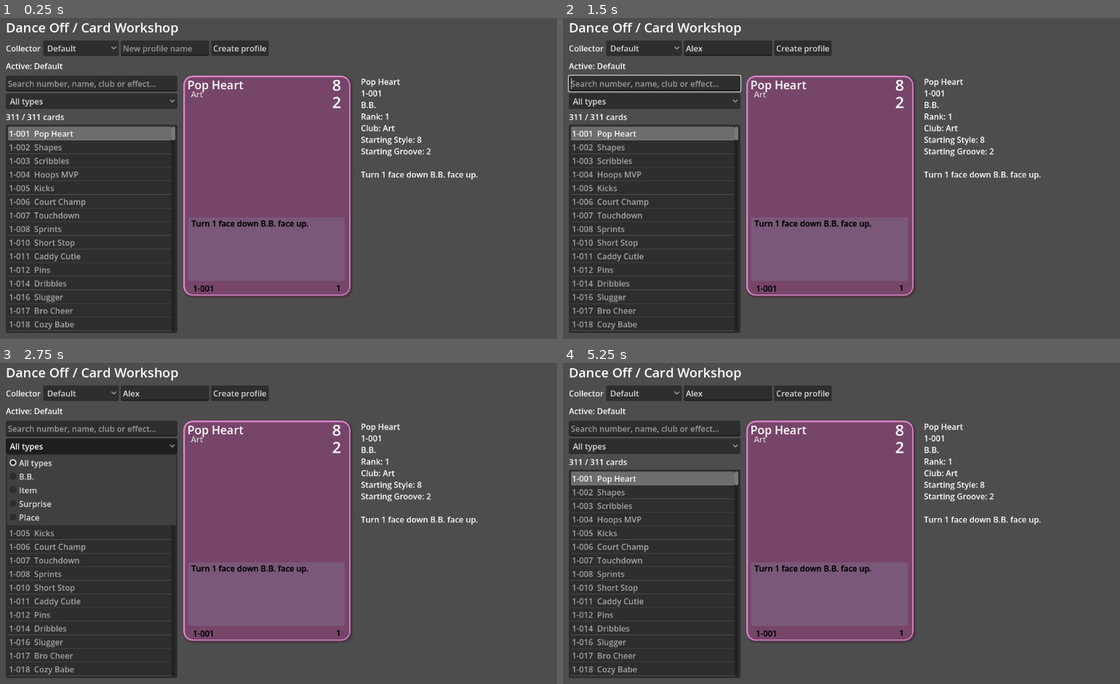
Above: before the commit, frames 1-4 (two rows, left to right).
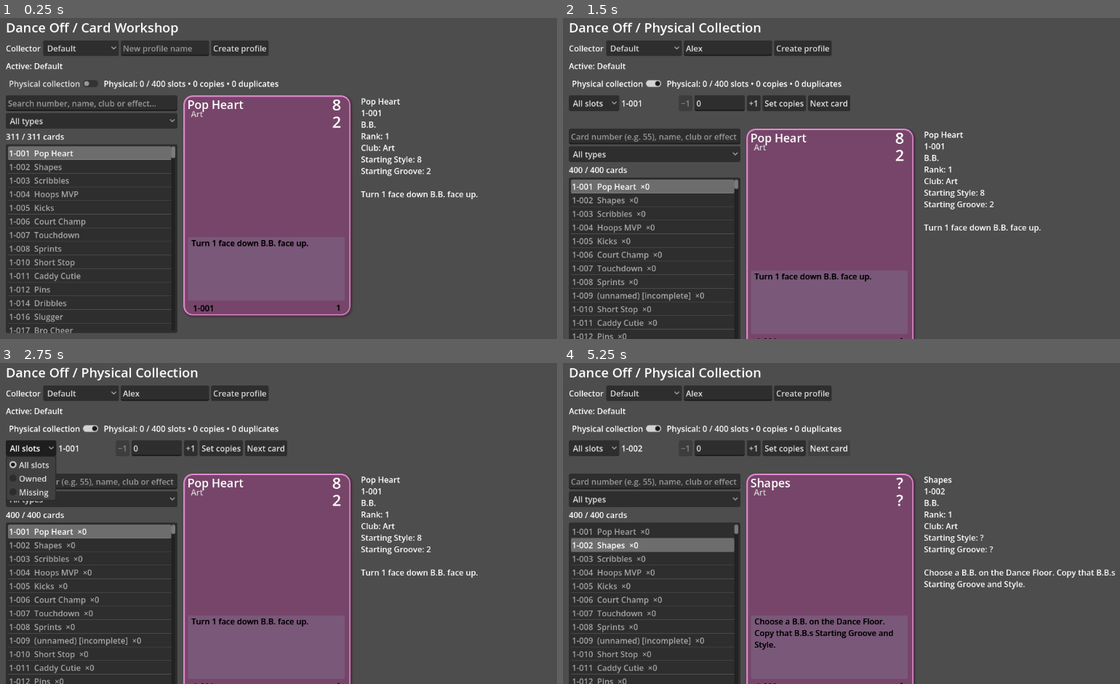
Above: after the commit, the same moments.

Repository: evevioletrose-hash/lol-tcg-sim
Game: Godot game, scene res://main.tscn
The game is run twice, just before and just after one commit, with the same random seed, the same clock (stepped at 60 frames per second) and the same inputs.
Inputs (mouse positions are in pixels of both pictures, inside the frame that each line leads up to):
- Up to frame 1 (0.25 s): no input
- Up to frame 2 (1.5 s): click (730, 46) at 0.52 s; type "Alex" at 0.6 s; click (618, 82) at 1.25 s, where only the run after the commit has a clickable "Physical collection"
- Up to frame 3 (2.75 s): click (33, 449) at 2 s, where only the run after the commit has a clickable "All slots"
- Up to frame 4 (5.25 s): click (752, 449) at 2.75 s, where only the run after the commit has a clickable "+1"; click (685, 449) at 3.5 s, where only the run after the commit has a clickable "−1"; click (785, 449) at 4.25 s, where only the run after the commit has a clickable "Set copies"; click (830, 449) at 5 s, where only the run after the commit has a clickable "Next card"

The runs differ from the first frame. In frame 1, 15% of the frame differs, in the area x 1-86%, y 17-99%; in frame 2, 21%; in frame 3, 19%; in frame 4, 21%, in the area x 1-100%, y 1-100%.

Commit message:
Add physical collection mode and disposable inventory UI regression

Diff:
--- a/main.gd
+++ b/main.gd
@@ -53,7 +53,8 @@
 		get_tree().quit(1)
 		return
 	var library = game.open_library(archivist)
-	var testing = editor_test or reconciliation_test or provenance_test or "--card-workshop-test" in OS.get_cmdline_user_args()
+	var physical_test = "--physical-collection-test" in OS.get_cmdline_user_args()
+	var testing = editor_test or reconciliation_test or provenance_test or physical_test or "--card-workshop-test" in OS.get_cmdline_user_args()
 	if library == null or not library.has_method("run_smoke_test"):
 		push_error("LOL_WORKSHOP initialization failed")
 		if testing:
@@ -63,7 +64,9 @@
 	await get_tree().process_frame
 	await get_tree().process_frame
 	if testing:
-		if provenance_test:
+		if physical_test:
+			get_tree().quit(library.run_physical_collection_test())
+		elif provenance_test:
 			get_tree().quit(library.run_provenance_test())
 		elif reconciliation_test:
 			get_tree().quit(library.run_reconciliation_test())
--- a/src/card_viewer/card_library.gd
+++ b/src/card_viewer/card_library.gd
@@ -24,6 +24,19 @@
 var profile_selector: OptionButton
 var profile_name: LineEdit
 var profile_status: Label
+var physical_mode: bool = false
+var physical_toggle: CheckButton
+var physical_summary: Label
+var physical_controls: VBoxContainer
+var ownership_filter: OptionButton
+var physical_selected: Label
+var physical_quantity: LineEdit
+var physical_minus: Button
+var physical_plus: Button
+var physical_apply: Button
+var physical_next: Button
+var physical_notice: Label
+const ProfileStore = preload("res://src/profiles/profile_store.gd")
 const TYPED_FILTER = 101
 const Reconciliation = preload("res://src/cards/catalogue_reconciliation.gd")
 const ReconciliationWindow = preload("res://src/card_viewer/reconciliation_window.gd")
@@ -119,12 +132,18 @@
 func refresh_list() -> void:
 	var previous_id = selected_id
 	cards.clear()
-	var ids = game.catalogue.records.keys() if archivist else game.card_database.keys()
+	var ids = game.catalogue.records.keys() if archivist or physical_mode else game.card_database.keys()
 	ids.sort()
 	var query = search.text.strip_edges().to_lower()
+	var exact_number = ""
+	# In collection mode a short numeric query is an exact set-one card number.
+	if physical_mode and query.is_valid_int() and query.length() <= 3 and int(query) > 0:
+		exact_number = "1-%03d" % int(query)
 	var filter_id = type_filter.get_selected_id()
 	var selection_index = -1
 	for id in ids:
+		if not exact_number.is_empty() and id != exact_number:
+			continue
 		var raw: Dictionary = game.catalogue.records[id]
 		var typed = game.card_database.has(id)
 		var kind = game.get_card_type(str(raw.get("type", "")))
@@ -139,8 +158,15 @@
 		if archivist and verification_filter.selected > 0:
 			if game.catalogue.verification(raw) != verification_filter.get_item_metadata(verification_filter.selected):
 				continue
+		var quantity = 0
+		if physical_mode:
+			quantity = profile_store.count("physical", profile_store.card_key("tabletop", id))
+			if ownership_filter.selected == 1 and quantity == 0:
+				continue
+			if ownership_filter.selected == 2 and quantity > 0:
+				continue
 		var searchable = "%s %s %s %s %s %s" % [id, raw.name, raw.club, raw.text, raw.phase, game.catalogue.source_reference(raw)]
-		if not query.is_empty() and not searchable.to_lower().contains(query):
+		if exact_number.is_empty() and not query.is_empty() and not searchable.to_lower().contains(query):
 			continue
 		var display_name = "" if raw.name == null else str(raw.name)
 		if display_name.is_empty():
@@ -149,17 +175,24 @@
 			display_name += " [incomplete]"
 		if archivist and game.catalogue.verification(raw) != "unverified":
 			display_name += " [" + game.catalogue.verification(raw) + "]"
-		var index = cards.add_item("%s  %s" % [id, display_name])
+		var display = "%s  %s" % [id, display_name]
+		if physical_mode:
+			display += "  ×" + str(quantity)
+		var index = cards.add_item(display)
 		cards.set_item_metadata(index, id)
 		if id == previous_id:
 			selection_index = index
 	count_label.text = "%d / %d cards" % [cards.item_count, ids.size()]
+	if physical_mode:
+		_update_physical_summary()
 	if cards.item_count == 0:
 		clear_preview()
 		details.text = "No matching cards."
 		if archivist:
 			draft.clear()
 			editor_panel.hide()
+		if physical_mode:
+			_update_physical_selection()
 		return
 	if selection_index < 0:
 		selection_index = 0
@@ -177,6 +210,13 @@
 	selected_id = id
 	if archivist:
 		load_draft(id)
+		return
+	if not game.card_database.has(id):
+		var raw: Dictionary = game.catalogue.records[id]
+		var raw_name = "(unnamed)" if raw.name == null or str(raw.name).is_empty() else str(raw.name)
+		details.text = "%s\n%s\nIncomplete definition. Physical copies can still be recorded." % [raw_name, id]
+		if physical_mode:
+			_update_physical_selection()
 		return
 	var data: Dictionary = game.card_database[id]
 	var lines: PackedStringArray = [
@@ -201,6 +241,8 @@
 			preview.size = Vector2(333, 442)
 			preview.get_node("Button").mouse_filter = Control.MOUSE_FILTER_IGNORE
 	details.text = "\n".join(lines)
+	if physical_mode:
+		_update_physical_selection()
 
 func run_smoke_test() -> int:
 	var counts: Dictionary = {}
@@ -775,6 +817,7 @@
 		profile_name.editable = false
 		create.disabled = true
 		return
+	_build_physical_controls()
 	_refresh_profiles()
 
 func _refresh_profiles(message: String = "") -> void:
@@ -793,6 +836,11 @@
 		message += " | " + "; ".join(PackedStringArray(profile_store.warnings))
 	profile_status.text = message
 	profile_status.tooltip_text = message
+	if is_instance_valid(physical_summary):
+		_update_physical_summary()
+	if physical_mode:
+		physical_notice.text = ""
+		refresh_list()
 
 func _profile_selected(index: int) -> void:
 	var id = str(profile_selector.get_item_metadata(index))
@@ -807,3 +855,252 @@
 	profile_name.clear()
 	var problem: String = profile_store.switch_profile(result.id)
 	_refresh_profiles(problem)
+
+func _build_physical_controls() -> void:
+	var layout = $Margin/Layout
+	var mode_row = HBoxContainer.new()
+	layout.add_child(mode_row)
+	layout.move_child(mode_row, 3)
+	physical_toggle = CheckButton.new()
+	physical_toggle.text = "Physical collection"
+	physical_toggle.toggled.connect(_set_physical_mode)
+	mode_row.add_child(physical_toggle)
+	physical_summary = Label.new()
+	physical_summary.size_flags_horizontal = Control.SIZE_EXPAND_FILL
+	physical_summary.autowrap_mode = TextServer.AUTOWRAP_WORD_SMART
+	mode_row.add_child(physical_summary)
+	physical_controls = VBoxContainer.new()
+	layout.add_child(physical_controls)
+	layout.move_child(physical_controls, 4)
+	var row = HBoxContainer.new()
+	physical_controls.add_child(row)
+	ownership_filter = OptionButton.new()
+	for option in ["All slots", "Owned", "Missing"]:
+		ownership_filter.add_item(option)
+	ownership_filter.select(0)
+	ownership_filter.item_selected.connect(_on_filter_changed)
+	row.add_child(ownership_filter)
+	physical_selected = Label.new()
+	physical_selected.custom_minimum_size.x = 110
+	row.add_child(physical_selected)
+	physical_minus = Button.new()
+	physical_minus.text = "−1"
+	physical_minus.pressed.connect(_adjust_physical.bind(-1))
+	row.add_child(physical_minus)
+	physical_quantity = LineEdit.new()
+	physical_quantity.custom_minimum_size.x = 100
+	physical_quantity.max_length = 10
+	physical_quantity.placeholder_text = "Copies"
+	physical_quantity.text_submitted.connect(func(_value: String): _apply_physical_quantity())
+	row.add_child(physical_quantity)
+	physical_plus = Button.new()
+	physical_plus.text = "+1"
+	physical_plus.pressed.connect(_adjust_physical.bind(1))
+	row.add_child(physical_plus)
+	physical_apply = Button.new()
+	physical_apply.text = "Set copies"
+	physical_apply.pressed.connect(_apply_physical_quantity)
+	row.add_child(physical_apply)
+	physical_next = Button.new()
+	physical_next.text = "Next card"
+	physical_next.pressed.connect(_next_physical_card)
+	row.add_child(physical_next)
+	physical_notice = Label.new()
+	physical_notice.autowrap_mode = TextServer.AUTOWRAP_WORD_SMART
+	physical_controls.add_child(physical_notice)
+	physical_controls.hide()
+	_update_physical_summary()
+
+func _set_physical_mode(enabled: bool) -> void:
+	physical_mode = enabled
+	physical_toggle.set_pressed_no_signal(enabled)
+	physical_controls.visible = enabled
+	physical_notice.text = ""
+	$Margin/Layout/Title.text = "Dance Off / Physical Collection" if enabled else "Dance Off / Card Workshop"
+	search.placeholder_text = "Card number (e.g. 55), name, club or effect..." if enabled else "Search number, name, club or effect..."
+	type_filter.select(0)
+	ownership_filter.select(0)
+	refresh_list()
+
+func _update_physical_summary() -> void:
+	var known = 0
+	var copies = 0
+	var outside = 0
+	var counts: Dictionary = profile_store.collection("physical")
+	for key in counts:
+		var card_id = str(key).trim_prefix("tabletop:")
+		if str(key).begins_with("tabletop:") and game.catalogue.records.has(card_id):
+			known += 1
+			copies += int(counts[key])
+		else:
+			outside += 1
+	physical_summary.text = "Physical: %d / %d slots • %d copies • %d duplicates" % [known, game.catalogue.records.size(), copies, copies - known]
+	if outside > 0:
+		physical_summary.text += " • %d other keys preserved" % outside
+
+func _update_physical_selection() -> void:
+	var valid = not selected_id.is_empty() and game.catalogue.records.has(selected_id)
+	var quantity = profile_store.count("physical", profile_store.card_key("tabletop", selected_id)) if valid else 0
+	physical_selected.text = selected_id if valid else "No card"
+	physical_quantity.text = str(quantity) if valid else ""
+	physical_quantity.editable = valid
+	physical_minus.disabled = not valid or quantity == 0
+	physical_plus.disabled = not valid or quantity >= ProfileStore.MAX_COUNT
+	physical_apply.disabled = not valid
+	var selected = cards.get_selected_items()
+	physical_next.disabled = not valid or selected.is_empty() or selected[0] + 1 >= cards.item_count
+
+func _adjust_physical(delta: int) -> void:
+	if not physical_mode or not game.catalogue.records.has(selected_id):
+		return
+	var id = selected_id
+	var problem: String = profile_store.adjust("physical", profile_store.card_key("tabletop", id), delta)
+	_finish_physical_write(id, problem)
+
+func _apply_physical_quantity() -> void:
+	if not physical_mode or not game.catalogue.records.has(selected_id):
+		return
+	var value = physical_quantity.text.strip_edges()
+	if not value.is_valid_int() or int(value) < 0 or int(value) > ProfileStore.MAX_COUNT:
+		physical_notice.text = "Enter a whole number from 0 to " + str(ProfileStore.MAX_COUNT) + "."
+		return
+	var id = selected_id
+	var key: String = profile_store.card_key("tabletop", id)
+	var delta: int = int(value) - profile_store.count("physical", key)
+	var problem: String = profile_store.adjust("physical", key, delta)
+	_finish_physical_write(id, problem)
+
+func _finish_physical_write(id: String, problem: String) -> void:
+	if not problem.is_empty():
+		physical_notice.text = problem
+		_update_physical_selection()
+		return
+	var quantity: int = profile_store.count("physical", profile_store.card_key("tabletop", id))
+	refresh_list()
+	physical_notice.text = "%s: %d physical copies saved." % [id, quantity]
+	# Keep the selected row visible during long collection-entry sessions.
+	if cards.item_count > 0:
+		cards.ensure_current_is_visible()
+
+func _next_physical_card() -> void:
+	var selected = cards.get_selected_items()
+	if not physical_mode or selected.is_empty() or selected[0] + 1 >= cards.item_count:
+		return
+	var index = selected[0] + 1
+	cards.select(index)
+	_on_card_selected(index)
+	cards.ensure_current_is_visible()
+	physical_notice.text = ""
+
+func run_physical_collection_test() -> int:
+	var failures: Array[String] = []
+	var store = ProfileStore.new()
+	store.root = "user://physical-test-" + Crypto.new().generate_random_bytes(12).hex_encode() + "/"
+	attach_profiles(store)
+	if store.active_id.is_empty() or not is_instance_valid(physical_toggle):
+		push_error("Physical fixture initialization failed")
+		return 1
+	var id = "1-001"
+	var incomplete = "1-055"
+	var key = store.card_key("tabletop", id)
+	var incomplete_key = store.card_key("tabletop", incomplete)
+	var original: Dictionary = game.catalogue.records[id].duplicate(true)
+	if not store.add("digital", key, 4).is_empty():
+		failures.append("Digital fixture failed")
+	if not store.add("physical", "digital:1-001", 7).is_empty():
+		failures.append("Outside edition fixture failed")
+	_set_physical_mode(true)
+	if cards.item_count != game.catalogue.records.size():
+		failures.append("All numbered slots not visible")
+	search.text = "1"
+	refresh_list()
+	if cards.item_count != 1 or selected_id != id:
+		failures.append("Short card number search")
+	_adjust_physical(1)
+	_adjust_physical(1)
+	if store.count("physical", key) != 2 or physical_quantity.text != "2":
+		failures.append("Quick add")
+	physical_quantity.text = "5"
+	_apply_physical_quantity()
+	if store.count("physical", key) != 5:
+		failures.append("Set copies")
+	physical_quantity.text = "-1"
+	_apply_physical_quantity()
+	if store.count("physical", key) != 5:
+		failures.append("Negative entry accepted")
+	_adjust_physical(-1)
+	if store.count("physical", key) != 4:
+		failures.append("Quick remove")
+	search.text = incomplete
+	refresh_list()
+	if selected_id != incomplete:
+		failures.append("Incomplete card missing")
+	_adjust_physical(1)
+	if store.count("physical", incomplete_key) != 1:
+		failures.append("Incomplete slot ownership")
+	search.text = ""
+	ownership_filter.select(1)
+	refresh_list()
+	if cards.item_count != 2 or not physical_summary.text.contains("2 / ") or not physical_summary.text.contains("5 copies"):
+		failures.append("Owned filter or summary")
+	ownership_filter.select(2)
+	refresh_list()
+	if cards.item_count != game.catalogue.records.size() - 2:
+		failures.append("Missing filter")
+	ownership_filter.select(0)
+	search.text = id
+	refresh_list()
+	physical_quantity.text = "0"
+	_apply_physical_quantity()
+	if store.collection("physical").has(key) or store.count("digital", key) != 4:
+		failures.append("Zero removal or digital isolation")
+	profile_name.text = "Second collector"
+	_create_profile()
+	var second_id: String = store.active_id
+	if second_id == "default" or store.count("physical", incomplete_key) != 0:
+		failures.append("Profile creation/isolation")
+	search.text = incomplete
+	refresh_list()
+	_adjust_physical(1)
+	_adjust_physical(1)
+	for index in range(profile_selector.item_count):
+		if profile_selector.get_item_metadata(index) == "default":
+			_profile_selected(index)
+			break
+	if store.active_id != "default" or store.count("physical", incomplete_key) != 1 or physical_quantity.text != "1":
+		failures.append("Profile switch refresh")
+	var reopened = ProfileStore.new()
+	reopened.root = store.root
+	if not reopened.initialize().is_empty() or reopened.count("physical", incomplete_key) != 1 or reopened.count("digital", key) != 4 or reopened.count("physical", "digital:1-001") != 7:
+		failures.append("Collection reload or outside edition preservation")
+	if second_id != "default":
+		if not reopened.switch_profile(second_id).is_empty() or reopened.count("physical", incomplete_key) != 2:
+			failures.append("Second profile reload")
+	if game.catalogue.records[id] != original:
+		failures.append("Canonical definition changed")
+	_set_physical_mode(false)
+	if cards.item_count != (1 if game.card_database.has(incomplete) else 0):
+		failures.append("Normal workshop search after collection mode")
+	search.text = ""
+	refresh_list()
+	if cards.item_count != game.card_database.size():
+		failures.append("Normal workshop scope")
+	# Remove only the disposable fixture's explicitly known files.
+	for entry in store.list_profiles():
+		var directory = store.root.path_join(entry.profile_id)
+		for filename in ["profile.json", "physical_collection.json", "digital_collection.json"]:
+			for suffix in ["", ".bak"]:
+				var path = directory.path_join(filename + suffix)
+				if FileAccess.file_exists(path):
+					DirAccess.remove_absolute(path)
+		DirAccess.remove_absolute(directory.path_join("decks"))
+		DirAccess.remove_absolute(directory)
+	for suffix in ["", ".bak"]:
+		var path = store.root.path_join("active_profile.json" + suffix)
+		if FileAccess.file_exists(path):
+			DirAccess.remove_absolute(path)
+	DirAccess.remove_absolute(store.root)
+	for failure in failures:
+		push_error(failure)
+	print("LOL_PHYSICAL slots=%d failures=%d" % [game.catalogue.records.size(), failures.size()])
+	return 0 if failures.is_empty() else 1
Not shown, changed: docs/profile-schema.md
Not shown, changed: docs/restoration.md
Not shown, changed: docs/roadmap.md
